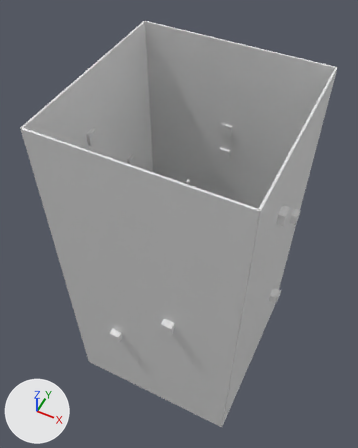
The Blender file scenes/sphere-roller.blend, before and after one commit.
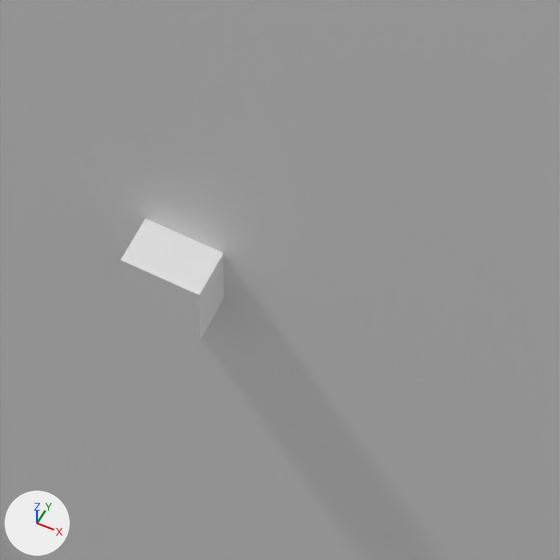
The first picture shows the older version from a 50 mm lens placed at (77.0, -165.0, 321.0), pointed at (-8.0, 6.0, 108.0). The close-ups show both versions on the part from 40% to 62% of the width and 64% to 81% of the height of that picture; other places that the commit changed are outside them. The lights are fixed; the arrows at lower left show +X, +Y and +Z.

The first close-up shows 'obstacles.000', 'windows.008'.
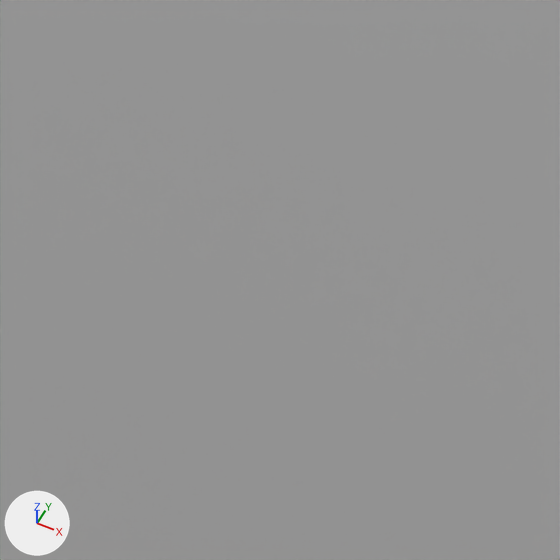
What differs and where, as boxes (x1, y1, x2, y2) in the close-ups (560 x 560 px):
'windows.008', deleted
    before: (121, 219, 224, 339)

Diff of the bpy script that builds the scene:
```diff
--- a/scenes/sphere-roller.blend.py
+++ b/scenes/sphere-roller.blend.py
@@ ob_windows_008 @@
-ob_windows_008 = bpy.data.objects.new('windows.008', me_window)
-ob_windows_008.location = (14.55, -51.11, 99.92)
-ob_windows_008.rotation_euler = (1.571, 0.0, 0.0)  # degrees (90, 0, 0)
```
